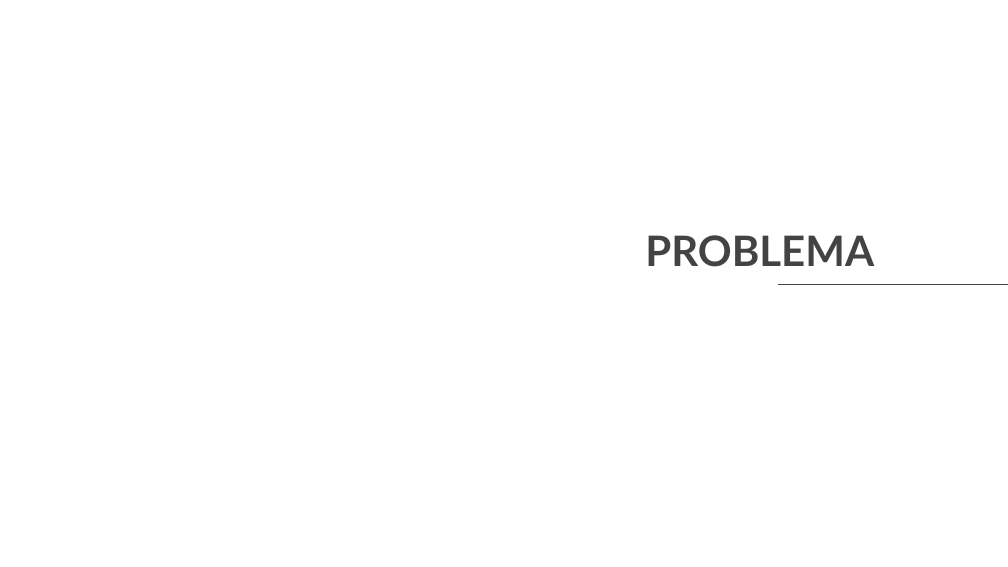
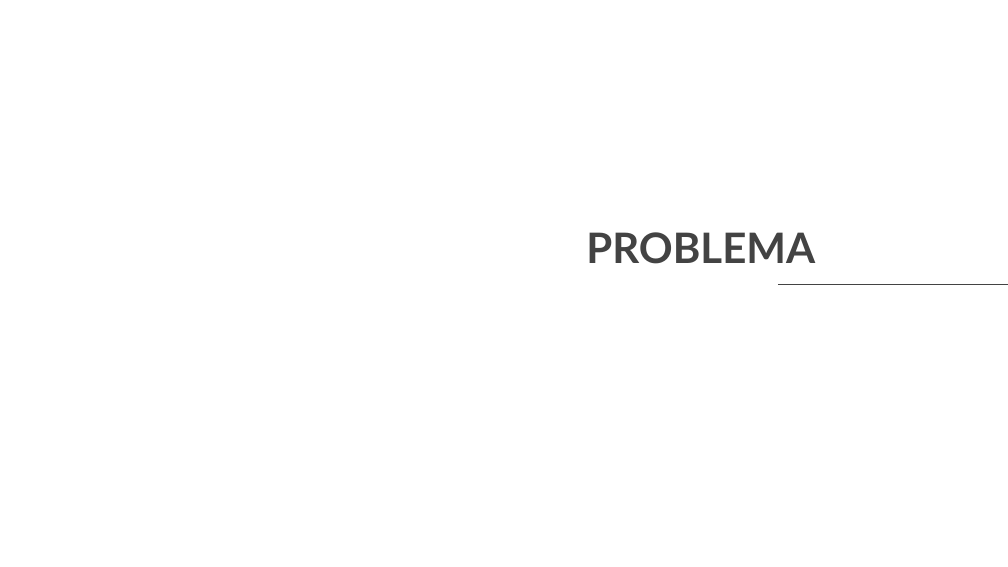
Before and after one commit to MadDinosaur/ISEP-LAPR1, a slide deck: slide 3 of TurmaDK_Grupo05_relatorio.PPT.pptx. Drawn at 1008x567 pixels with LibreOffice and Linux fonts; fonts in the diff are those of the drawing; background and template pictures are left out. Boxes give left, top, right and bottom in pixels: in the first picture for what was removed or moved away, otherwise in the second. Text is boxed around its words. In the diff, an @@ line names an element or a change of style, - is before the commit and + after.

```diff
--- a/TurmaDK_Grupo05_relatorio.PPT.pptx
+++ b/TurmaDK_Grupo05_relatorio.PPT.pptx
@@ title "PROBLEMA" moved from (x1=645, y1=235, x2=874, y2=267) to (x1=586, y1=232, x2=815, y2=264) @@
```
Also in this commit, not shown: 3 other slides changed, 1 slide added, 1 slide removed.
